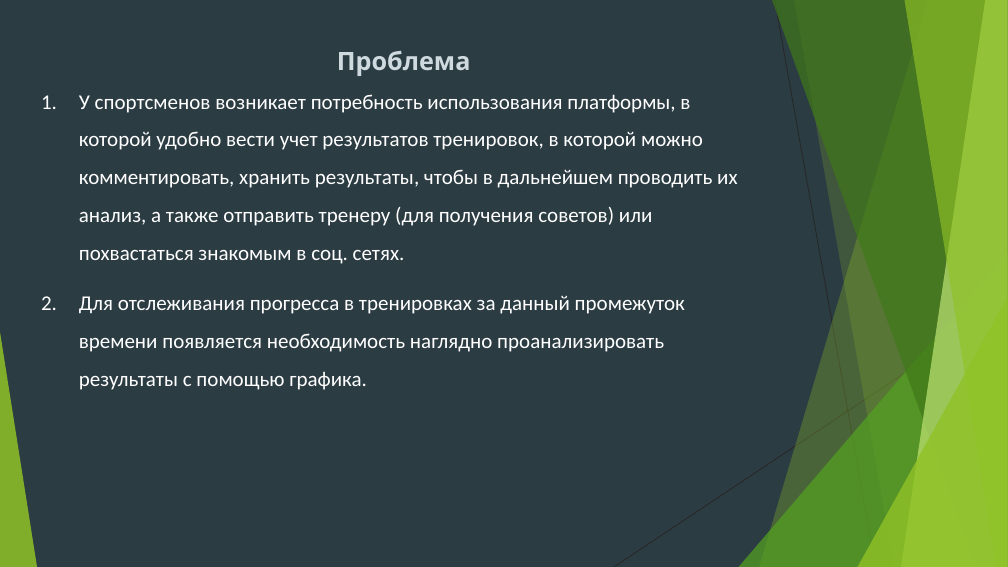
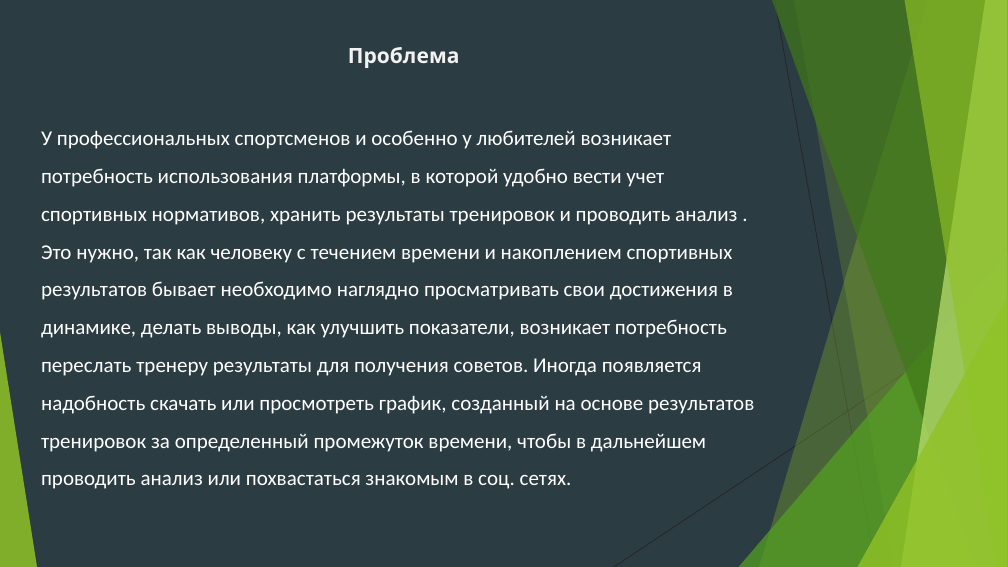
Before and after one commit to BorislavTimoshin/TaskCompletionDiary, a slide deck: slide 2 of description_project/Презентация.pptx. Drawn at 1008x567 pixels with LibreOffice and Linux fonts; fonts in the diff are those of the drawing. Boxes give left, top, right and bottom in pixels: in the first picture for what was removed or moved away, otherwise in the second. Text is boxed around its words. In the diff, an @@ line names an element or a change of style, - is before the commit and + after.

```diff
--- a/description_project/Презентация.pptx
+++ b/description_project/Презентация.pptx
@@ text at (x1=348, y1=47, x2=460, y2=68): size 24 to 20 pt, text colour #CFDADF to #F2F2F2 in "Проблема" @@
@@ text at (x1=41, y1=130, x2=754, y2=489): text changed @@
-1. У спортсменов возникает потребность использования платформы, в которой удобно вести учет результатов тренировок, в которой можно комментировать, хранить результаты, чтобы в дальнейшем проводить их анализ, а также отправить тренеру (для получения советов) или похвастаться знакомым в соц. сетях.
-2. Для отслеживания прогресса в тренировках за данный промежуток времени появляется необходимость наглядно проанализировать результаты с помощью графика.
+У профессиональных спортсменов и особенно у любителей возникает потребность использования платформы, в которой удобно вести учет спортивных нормативов, хранить результаты тренировок и проводить анализ . Это нужно, так как человеку с течением времени и накоплением спортивных результатов бывает необходимо наглядно просматривать свои достижения в динамике, делать выводы, как улучшить показатели, возникает потребность переслать тренеру результаты для получения советов. Иногда появляется надобность скачать или просмотреть график, созданный на основе результатов тренировок за определенный промежуток времени, чтобы в дальнейшем проводить анализ или похвастаться знакомым в соц. сетях.
```
Also in this commit, not shown: 6 other slides changed, 1 slide added, 2 slides removed, 5 other files.
